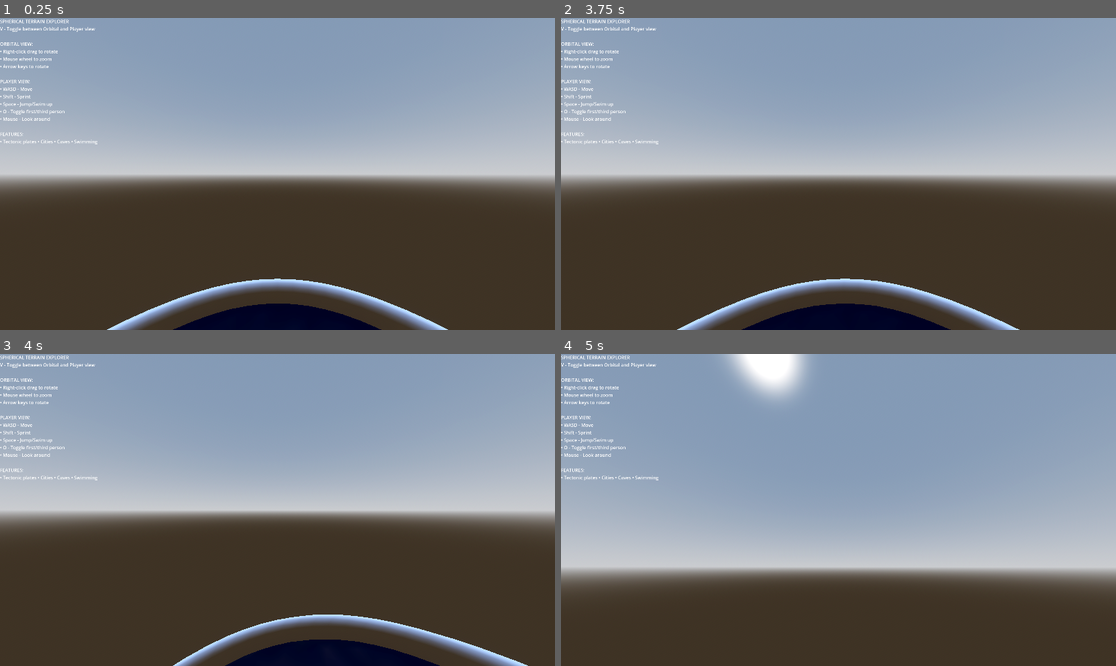
Above: before the commit, frames 1-4 (two rows, left to right).
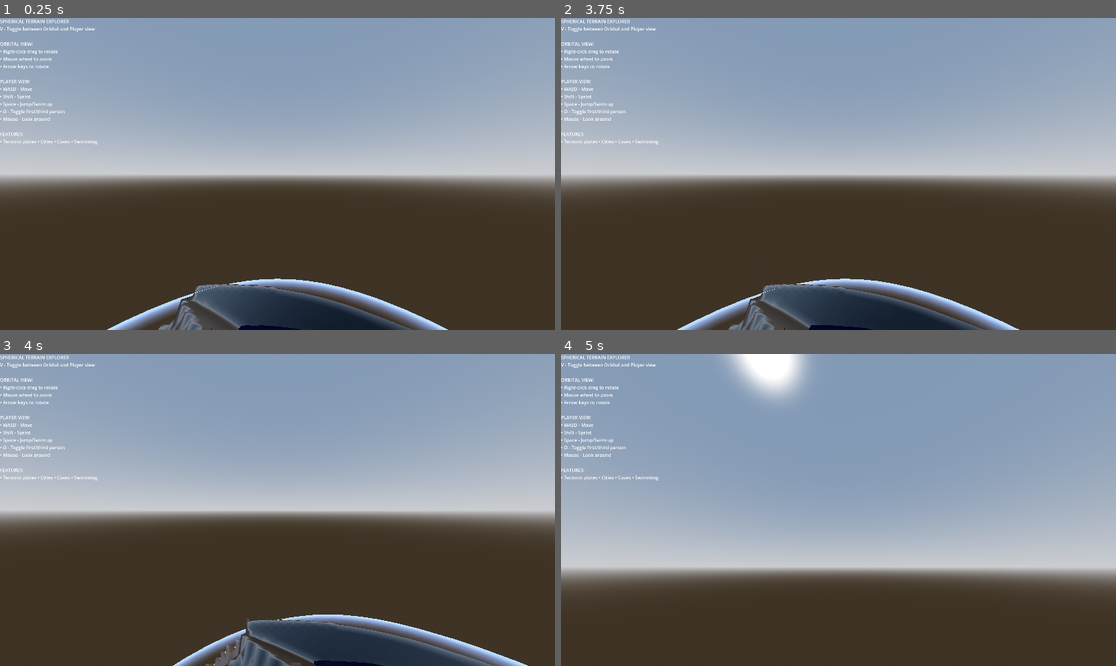
Above: after the commit, the same moments.

Repository: lmf-git/terrain4
Game: Godot game, scene res://scenes/main.tscn
Two runs of this game, one before a commit and one after it. Both use one fixed random seed, a clock stepped at 60 frames per second and the inputs below.
Inputs (mouse positions are in pixels of both pictures, inside the frame that each line leads up to):
- Up to frame 1 (0.25 s): no input
- Up to frame 2 (3.75 s): tap Enter (ui_accept) at 0.5, 0.77, 1.25, 2, 2.75, 3.5 s; move the mouse to (960, 158) at 0.52 s; hold Right (ui_right) 0.53-1.25 s; tap R at 0.6 s; click (960, 158) at 0.67 s; drag from (727, 189) to (810, 236) at 1.27 s; move the mouse to (894, 105) at 2.02 s; hold Right (ui_right) 2.03-2.75 s; tap O at 2.1 s; drag from (810, 236) to (672, 127) at 2.77 s; move the mouse to (1005, 220) at 3.52 s; hold Left (ui_left) from 3.53 s (still down); tap V at 3.6 s
- Up to frame 3 (4 s): keep holding Left (ui_left); tap Enter (ui_accept) at 3.77 s
- Up to frame 4 (5 s): move the mouse to (794, 506) at 4.27 s; release Left (ui_left) at 4.28 s; hold Up (ui_up) from 4.28 s (still down); tap R at 4.35 s; tap Enter (ui_accept) at 4.52 s

The runs differ from the first frame. In frame 1, 4.0% of the frame differs, in the area x 28-75%, y 84-100%; in frame 2, 4.1%; in frame 3, 4.6%, in the area x 37-89%, y 84-100%; in frame 4, nothing differs.
Error before the commit: Parse Error: Value of type "ShaderMaterial" cannot be assigned to a variable of type "StandardMaterial3D". (res://scripts/planet_terrain.gd:158)

Commit message:
Fix terrain mesh winding order - reverse for outward-facing normals
Fixed parse error where terrain_material was declared as
StandardMaterial3D but assigned ShaderMaterial when advanced
shader is enabled.

Changed terrain_material type from StandardMaterial3D to Material
(base class) in both planet_terrain.gd and tectonic_terrain.gd.

This allows the variable to accept both StandardMaterial3D and
ShaderMaterial assignments depending on the enable_advanced_shader
toggle.

Diff:
--- a/scripts/planet_terrain.gd
+++ b/scripts/planet_terrain.gd
@@ -38,7 +38,7 @@
 
 var noise: FastNoiseLite
 var plate_noise: FastNoiseLite
-var terrain_material: StandardMaterial3D
+var terrain_material: Material
 var terrain_meshes: Array[MeshInstance3D] = []
 
 # Tectonic plate data
--- a/scripts/tectonic_terrain.gd
+++ b/scripts/tectonic_terrain.gd
@@ -32,7 +32,7 @@
 
 var noise: FastNoiseLite
 var plate_noise: FastNoiseLite
-var terrain_material: StandardMaterial3D
+var terrain_material: Material
 var terrain_meshes: Array[MeshInstance3D] = []
 
 # Tectonic plate data
